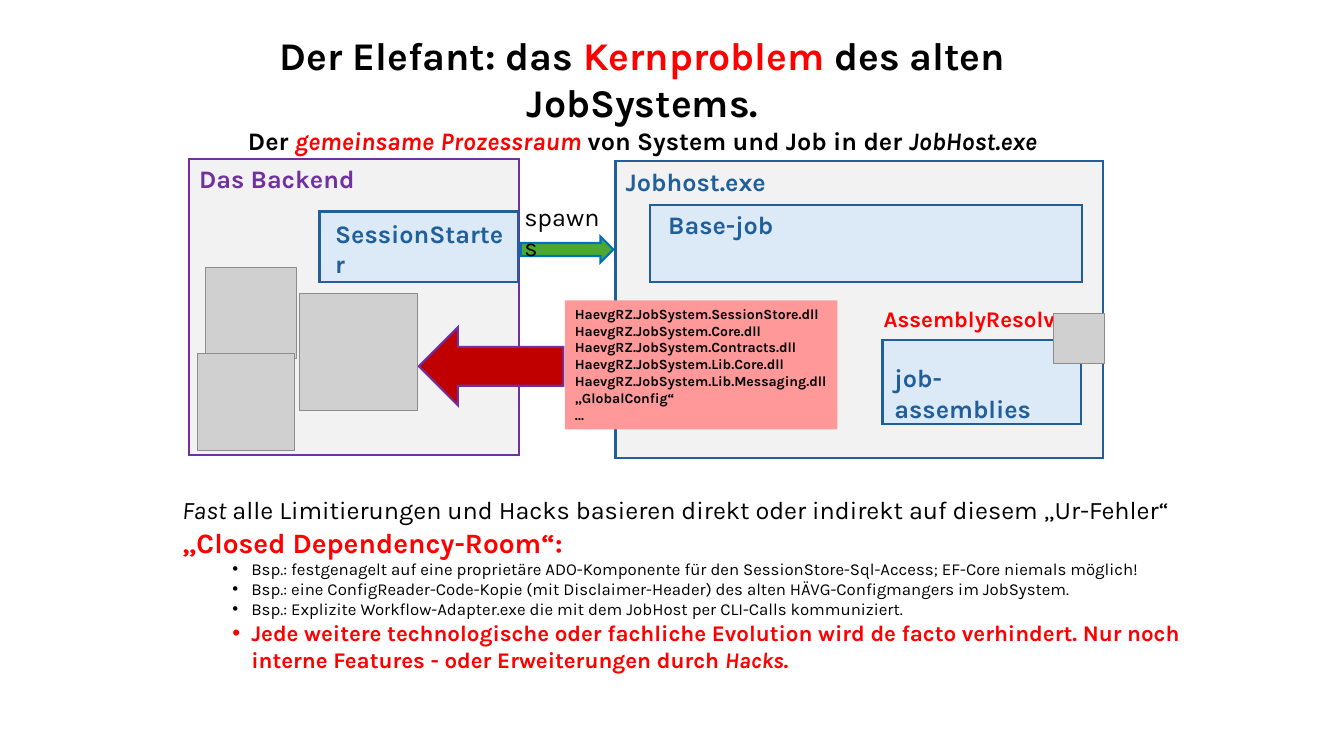
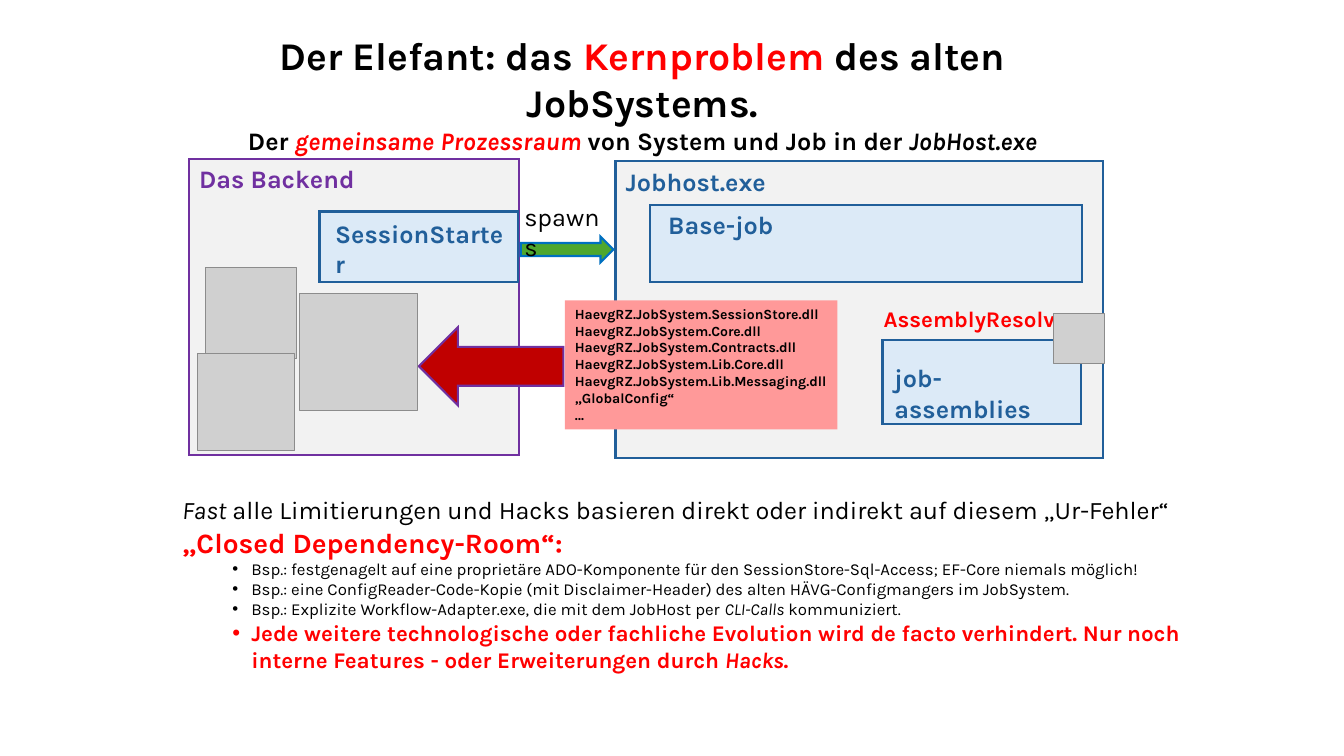
Before and after one commit to ckluth/josyn-platform, a slide deck: slide 4 of josyn-intro.pptx. Drawn at 1344x756 pixels with LibreOffice and Linux fonts; fonts in the diff are those of the drawing; grey boxes stand for pictures. Boxes give left, top, right and bottom in pixels: in the first picture for what was removed or moved away, otherwise in the second. Text is boxed around its words. In the diff, an @@ line names an element or a change of style, - is before the commit and + after.

```diff
--- a/josyn-intro.pptx
+++ b/josyn-intro.pptx
@@ text at (251,603,900,619): text changed @@
-  • Bsp.: Explizite Workflow-Adapter.exe die mit dem JobHost per CLI-Calls kommuniziert.
+  • Bsp.: Explizite Workflow-Adapter.exe, die mit dem JobHost per CLI-Calls kommuniziert.
```
Also in this commit, not shown: 5 other slides changed.
